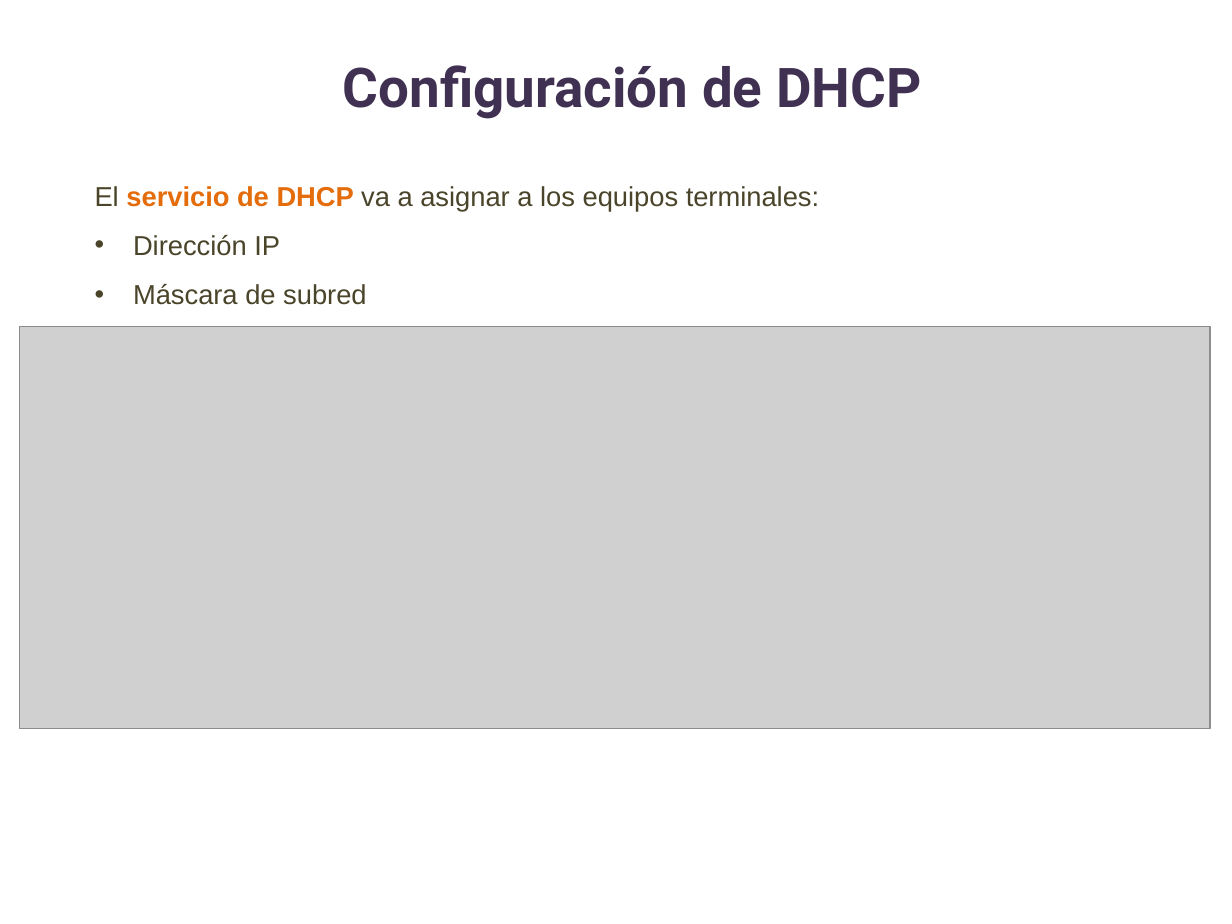
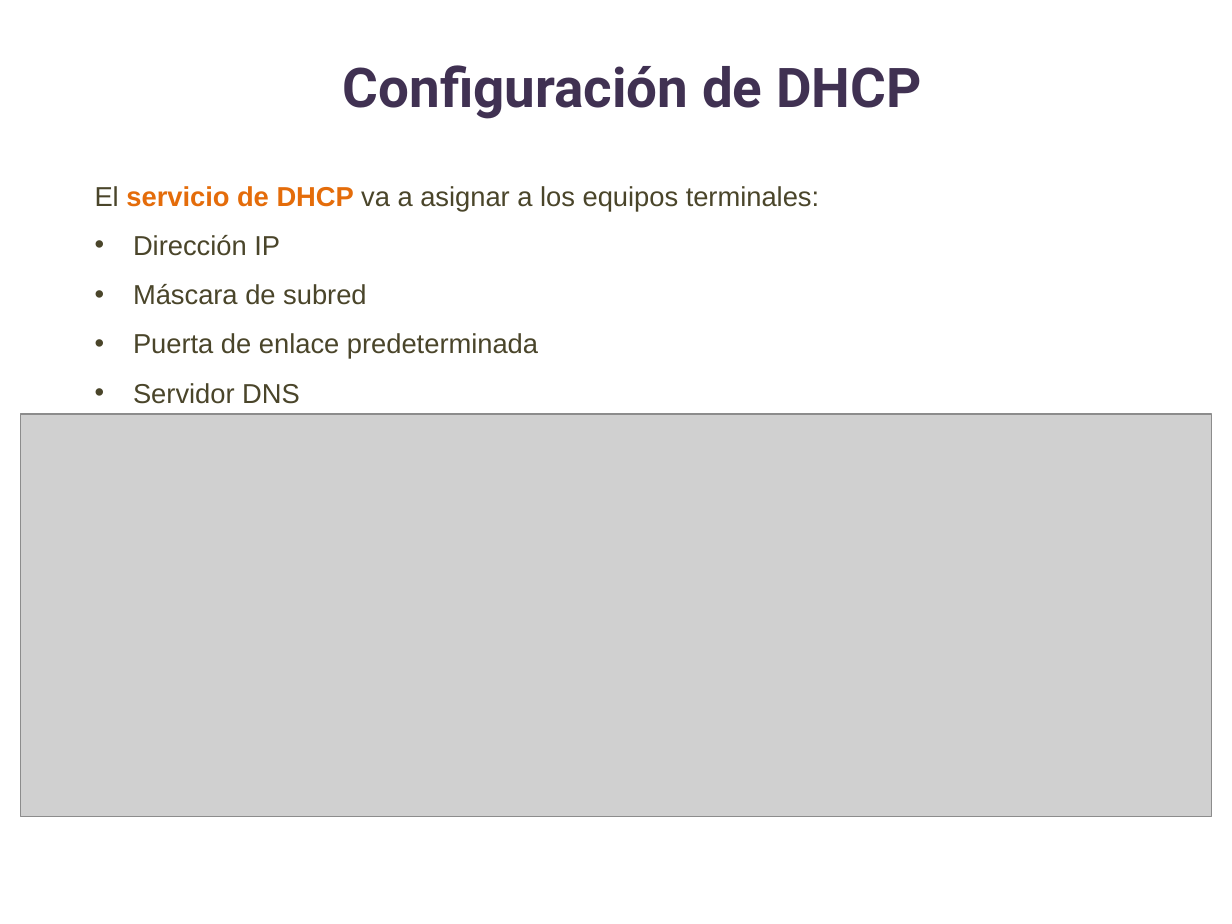
Before and after one commit to lizetheP/WAN, a slide deck: slide 5 of Calendario2025/Ejercicios/E13_NAT/Ejercicio13.pptx. Drawn at 1232x924 pixels with LibreOffice and Linux fonts; fonts in the diff are those of the drawing; grey boxes stand for pictures. Boxes give left, top, right and bottom in pixels: in the first picture for what was removed or moved away, otherwise in the second. Text is boxed around its words. In the diff, an @@ line names an element or a change of style, - is before the commit and + after.

```diff
--- a/Calendario2025/Ejercicios/E13_NAT/Ejercicio13.pptx
+++ b/Calendario2025/Ejercicios/E13_NAT/Ejercicio13.pptx
@@ text "El servicio de DHCP va ..." rewrapped from (95, 186, 819, 305) to (95, 186, 819, 404) @@
@@ picture: place and size @@
-picture at (20, 326, 1211, 729)
+picture at (21, 414, 1212, 817)
```
Also in this commit, not shown: 5 other slides changed, 9 other files.
